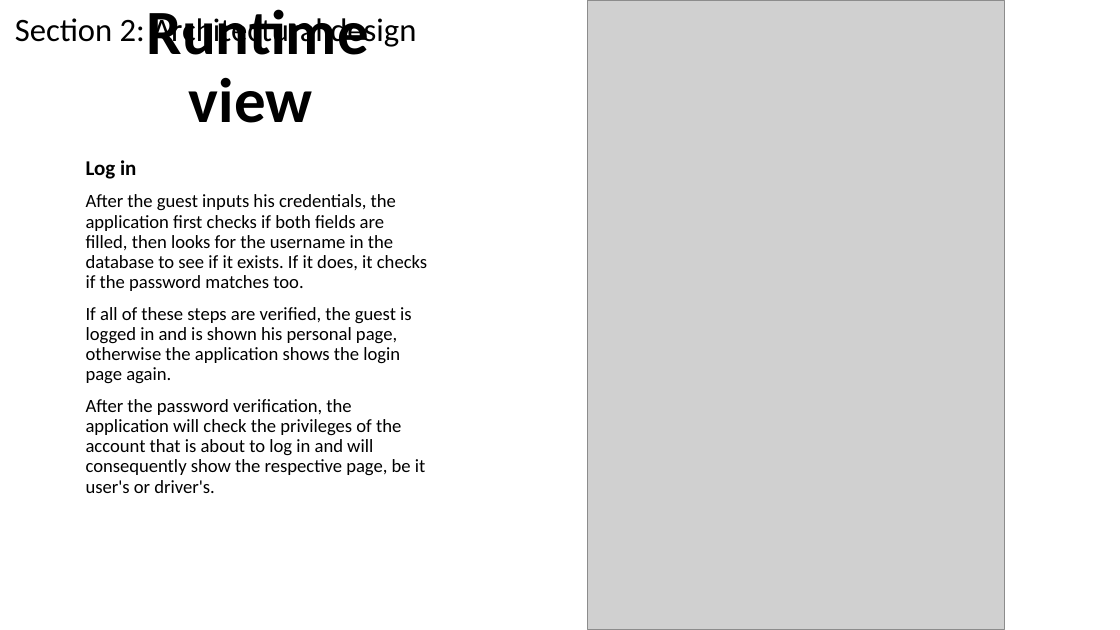
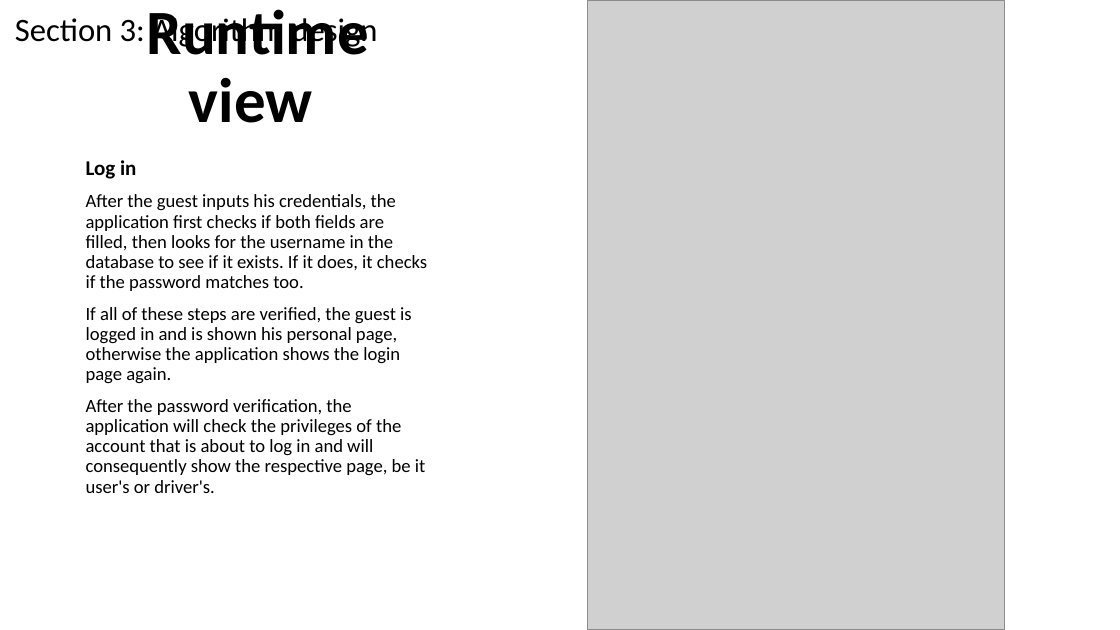
Before and after one commit to MassimoSchiavo/MyTaxiService-Schiavo-Cittar, a slide deck: slide 26 of Presentations/DD presentation.pptx (slide 15 before the commit). Drawn at 1120x630 pixels with LibreOffice and Linux fonts; fonts in the diff are those of the drawing; grey boxes stand for pictures. Boxes give left, top, right and bottom in pixels: in the first picture for what was removed or moved away, otherwise in the second. Text is boxed around its words. In the diff, an @@ line names an element or a change of style, - is before the commit and + after.

```diff
--- a/Presentations/DD presentation.pptx
+++ b/Presentations/DD presentation.pptx
@@ text at <box>15,15,377,50</box>: text changed @@
-Section 2: Architectural design
+Section 3: Algorithm design
```
Also in this commit, not shown: 6 other slides changed, 3 other files.
